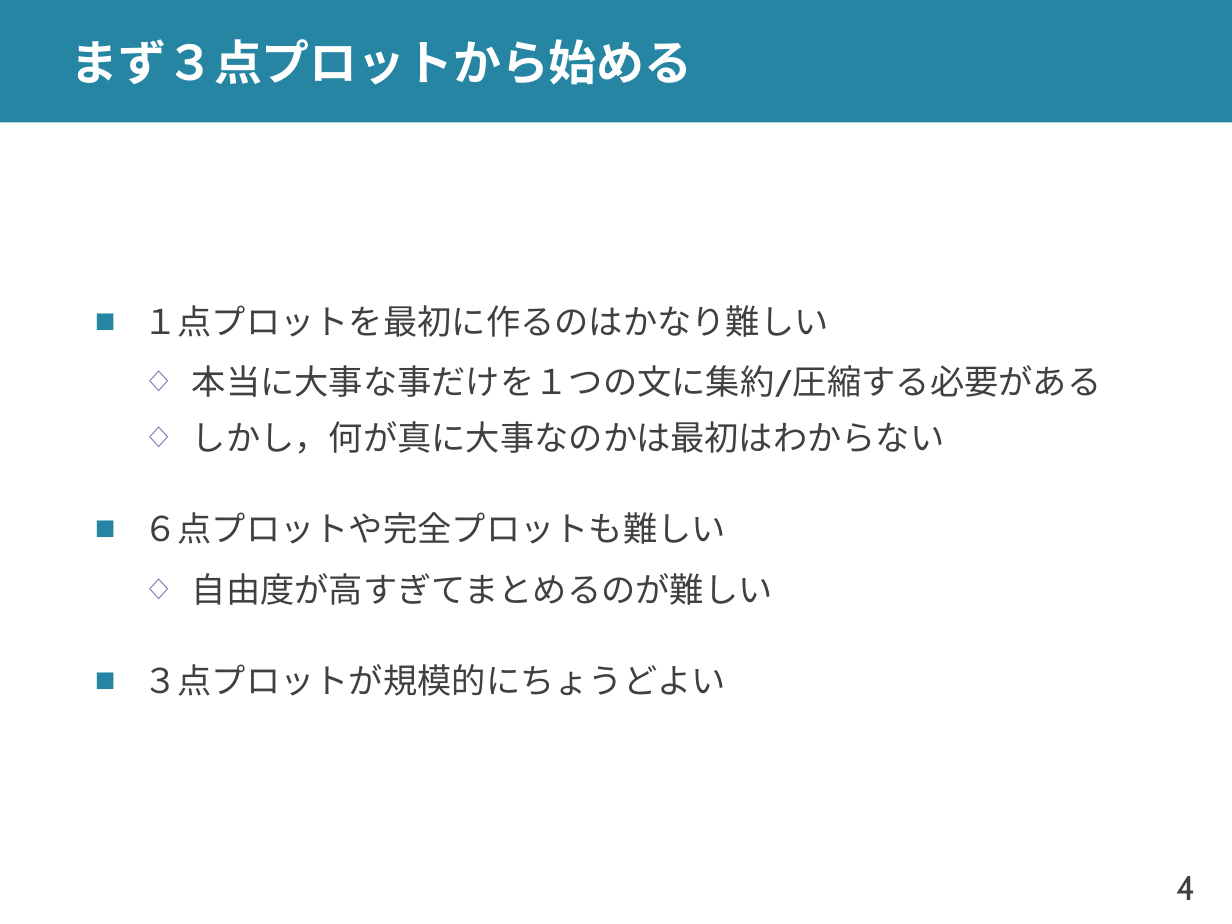
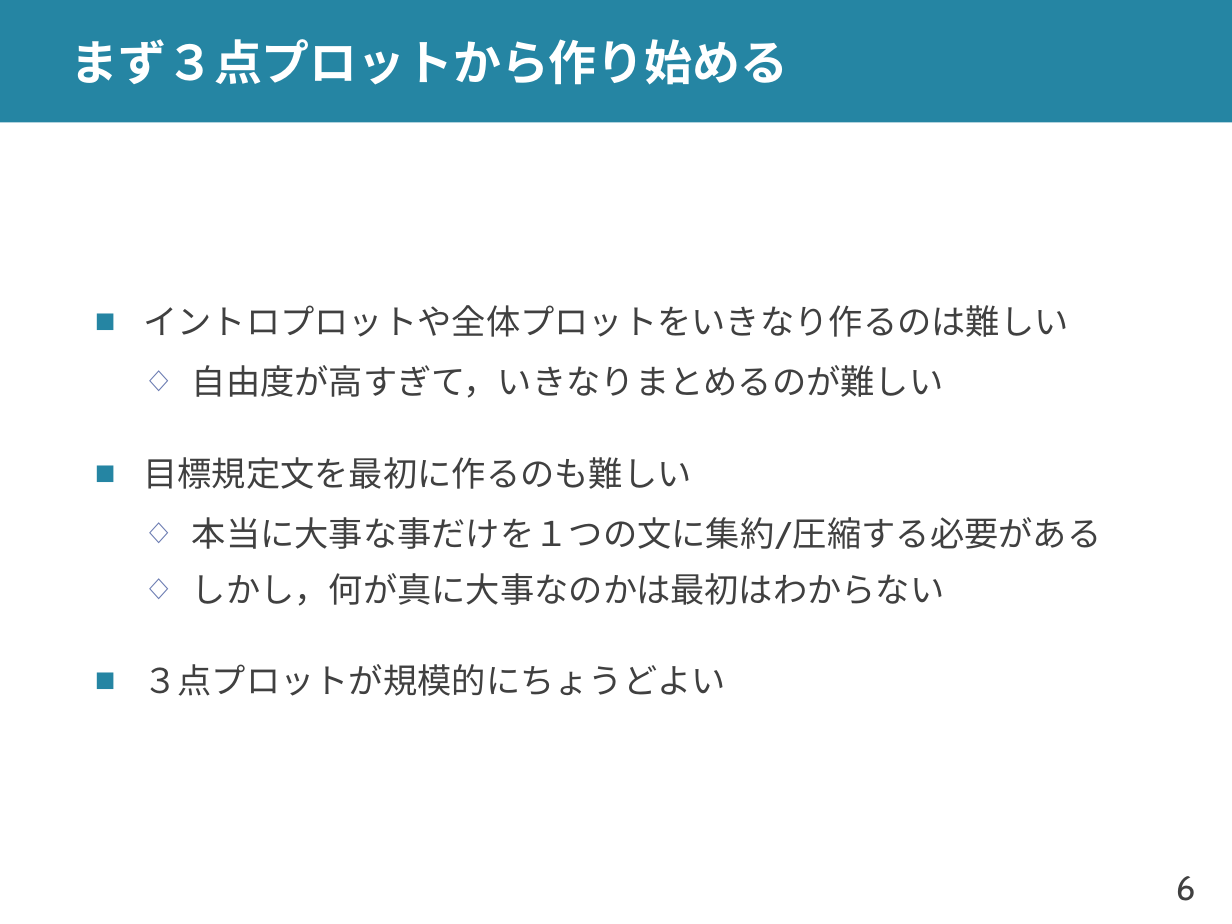
Before and after one commit to shioya-lab/how-to, a slide deck: slide 6 of plot.pptx (slide 4 before the commit). Drawn at 1232x924 pixels with LibreOffice and Linux fonts; fonts in the diff are those of the drawing. Boxes give left, top, right and bottom in pixels: in the first picture for what was removed or moved away, otherwise in the second. Text is boxed around its words. In the diff, an @@ line names an element or a change of style, - is before the commit and + after.

Commit message:
plot を v7 に
プロットの種類の名前を変更
イントロプロットに加筆

```diff
--- a/plot.pptx
+++ b/plot.pptx
@@ title at (x1=71, y1=39, x2=789, y2=85): text changed @@
-まず３点プロットから始める
+まず３点プロットから作り始める
@@ text at (x1=143, y1=305, x2=1068, y2=489): text changed @@
-■ １点プロットを最初に作るのはかなり難しい
+■ イントロプロットや全体プロットをいきなり作るのは難しい
+  ◇ 自由度が高すぎて，いきなりまとめるのが難しい
+■ 目標規定文を最初に作るのも難しい
@@ text at (x1=143, y1=512, x2=773, y2=605): paragraphs removed @@
-■ ６点プロットや完全プロットも難しい
-  ◇ 自由度が高すぎてまとめるのが難しい
@@ page number at (x1=1176, y1=876, x2=1195, y2=901): text changed @@
-4
+6
```
Also in this commit, not shown: 18 other slides changed, 5 slides added, 2 slides removed, 1 other file.
